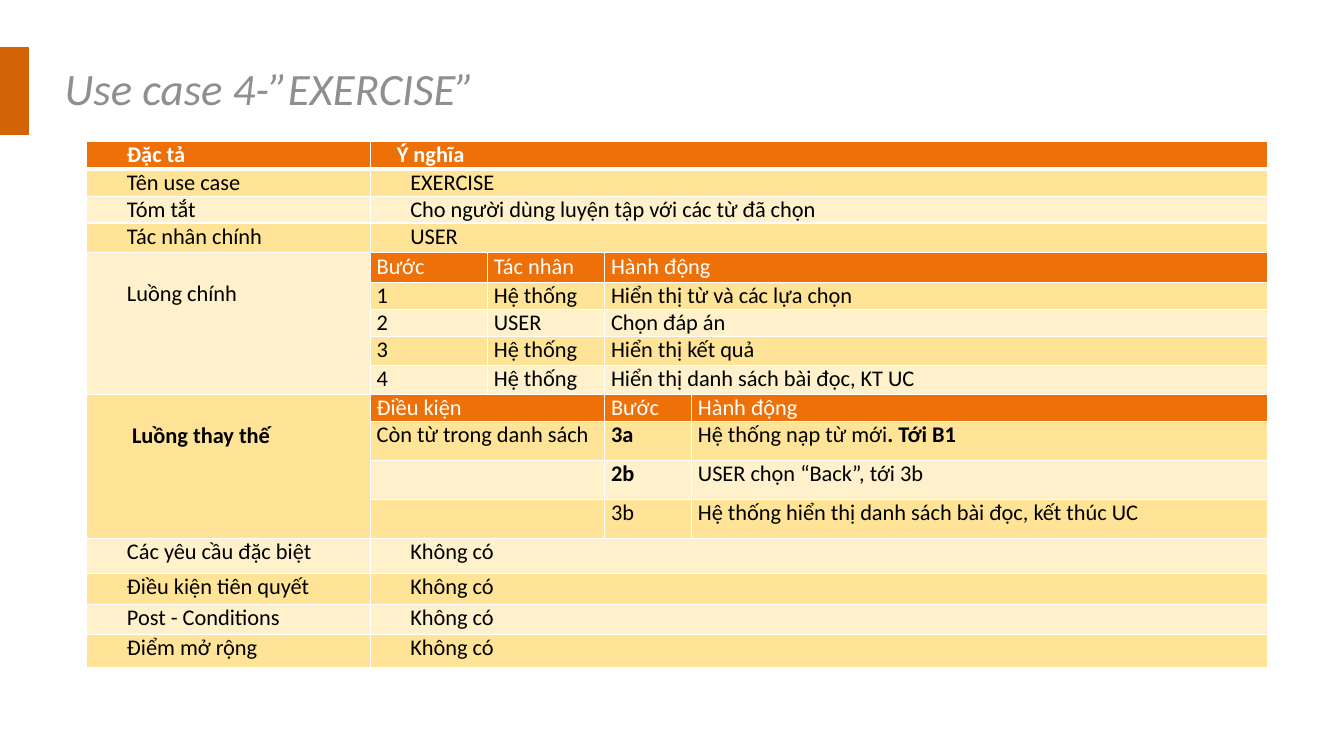
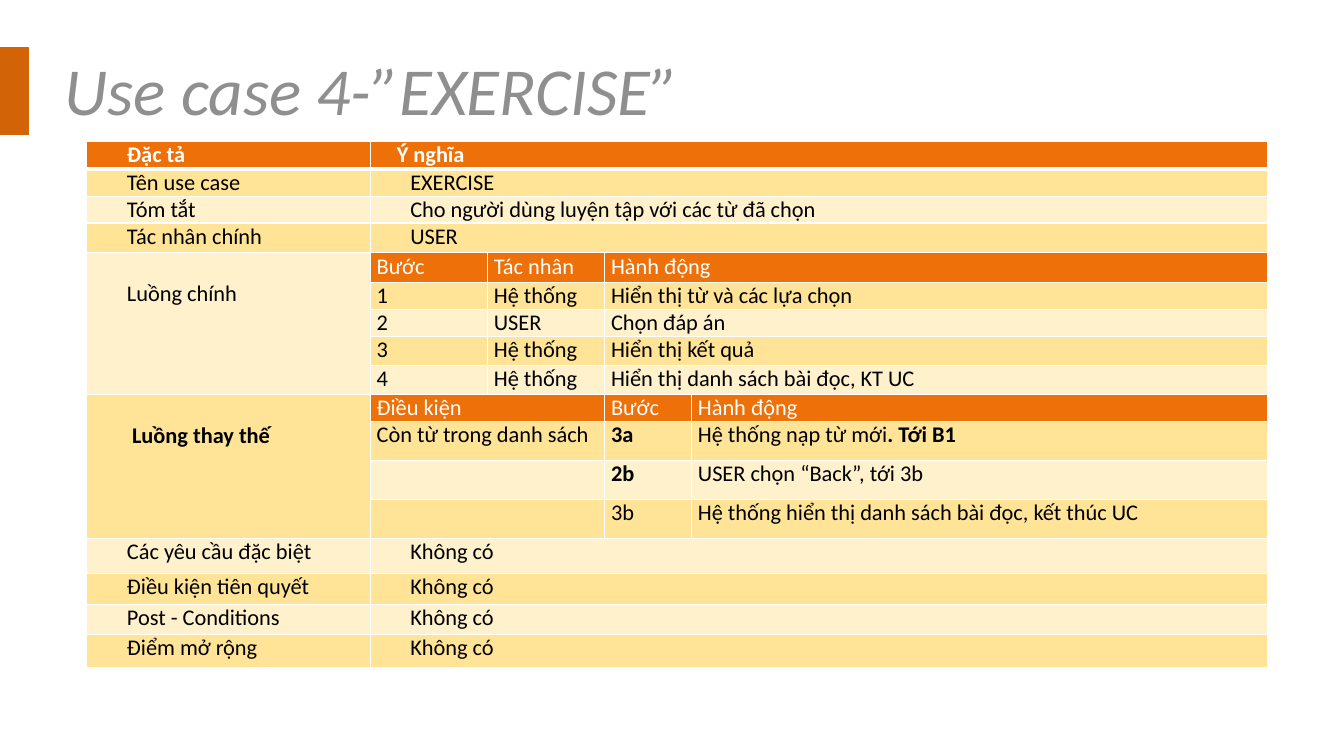
Before and after one commit to yuyuvn/OOP-Learning-English, a slide deck: slide 9 of documents/SlidebaocaoOOT.pptx. Drawn at 1344x756 pixels with LibreOffice and Linux fonts; fonts in the diff are those of the drawing. Boxes give left, top, right and bottom in pixels: in the first picture for what was removed or moved away, otherwise in the second. Text is boxed around its words. In the diff, an @@ line names an element or a change of style, - is before the commit and + after.

```diff
--- a/documents/SlidebaocaoOOT.pptx
+++ b/documents/SlidebaocaoOOT.pptx
@@ text "Use case 4-”EXERCISE”" at (65, 69, 679, 116): size 32 to 48 pt @@
```
Also in this commit, not shown: 3 other slides changed, 1 other file.
